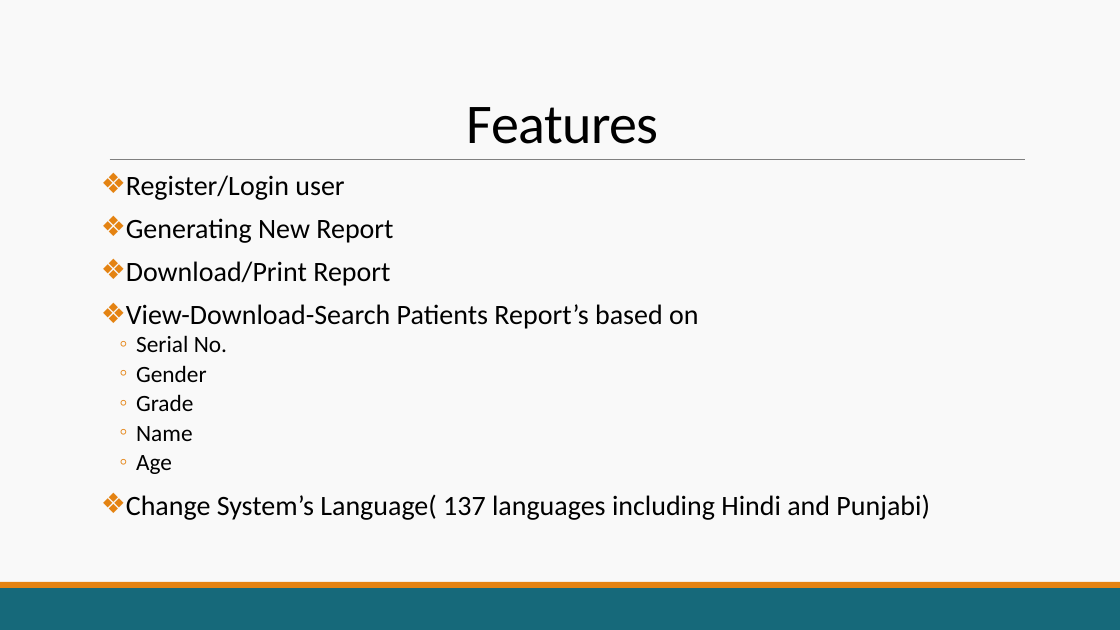
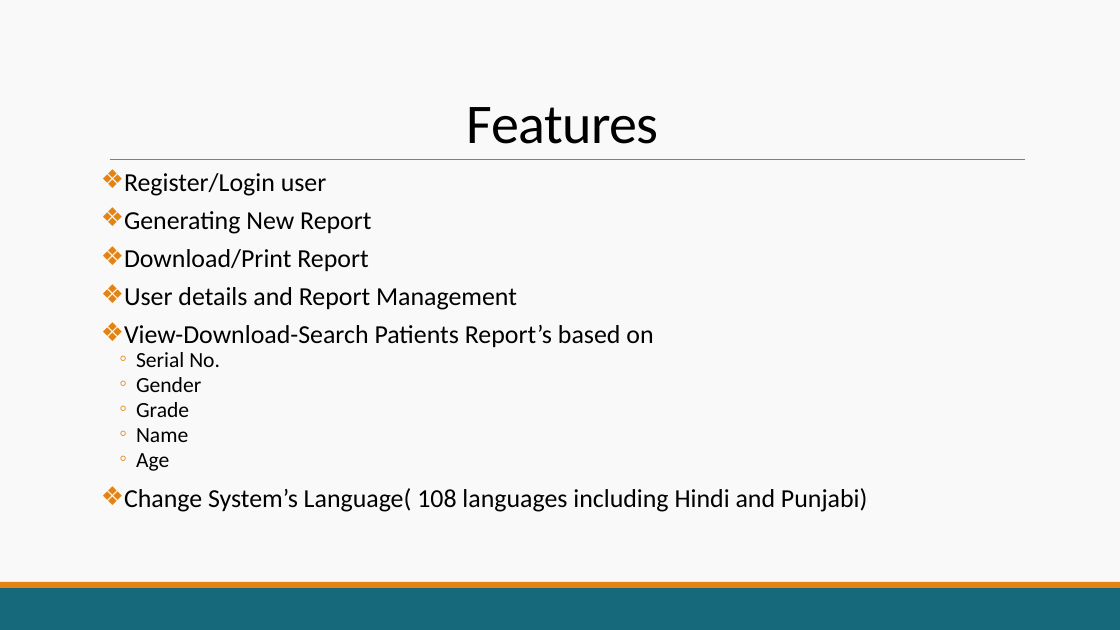
Before and after one commit to Gauravsharma-20/Osteoarthritis-Checkup-System, a slide deck: slide 3 of Osteoarthritis Checkup System.pptx. Drawn at 1120x630 pixels with LibreOffice and Linux fonts; fonts in the diff are those of the drawing. Boxes give left, top, right and bottom in pixels: in the first picture for what was removed or moved away, otherwise in the second. Text is boxed around its words. In the diff, an @@ line names an element or a change of style, - is before the commit and + after.

Commit message:
Demo, Report, Deployment link added.

```diff
--- a/Osteoarthritis Checkup System.pptx
+++ b/Osteoarthritis Checkup System.pptx
@@ text at <box>124,173,653,471</box>: size 24 to 22.2 pt in "Register/Login user", "Generating New Report", "Download/Print Report", "View-Download-Search Patients Report’s based on"; size 20 to 18.5 pt in "Serial No.", "Gender", "Grade", "Name" and 1 more places; line spacing 0.8 to 0.7 @@
@@ text at <box>124,287,517,310</box>: paragraph added @@
+❖ User details and Report Management
@@ text at <box>124,488,868,512</box>: text changed; size 24 to 22.2 pt @@
-❖ Change System’s Language( 137 languages including Hindi and Punjabi)
+❖ Change System’s Language( 108 languages including Hindi and Punjabi)
```
Also in this commit, not shown: 2 other slides changed, 1 slide added, 45 other files.
